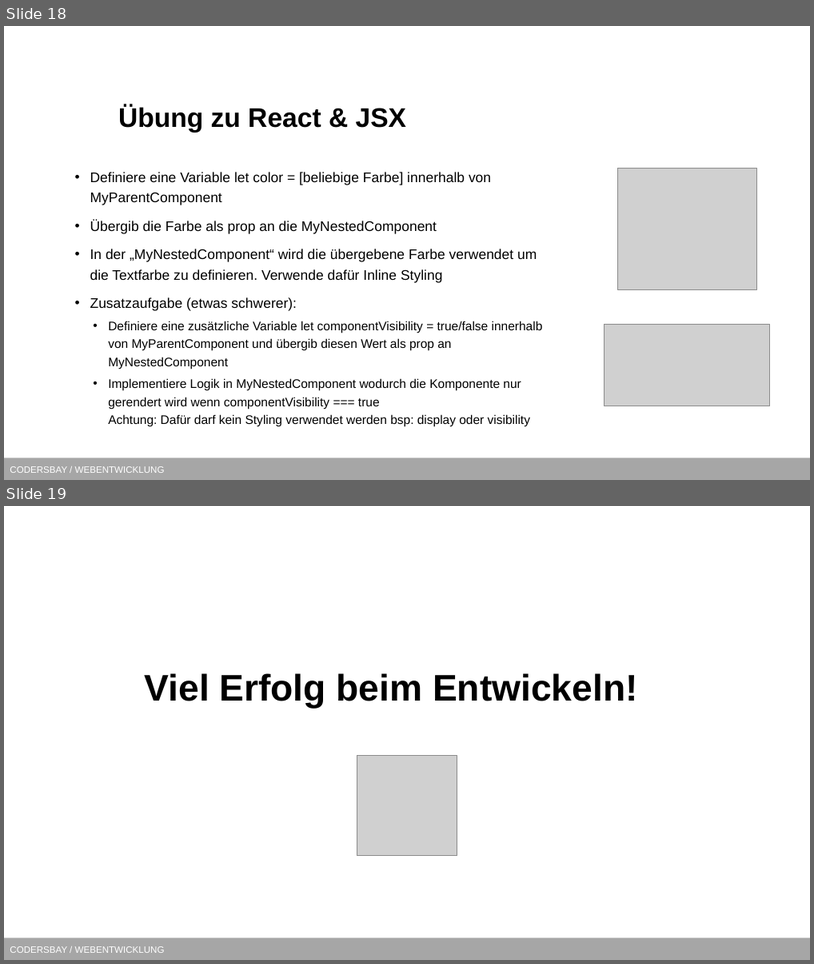
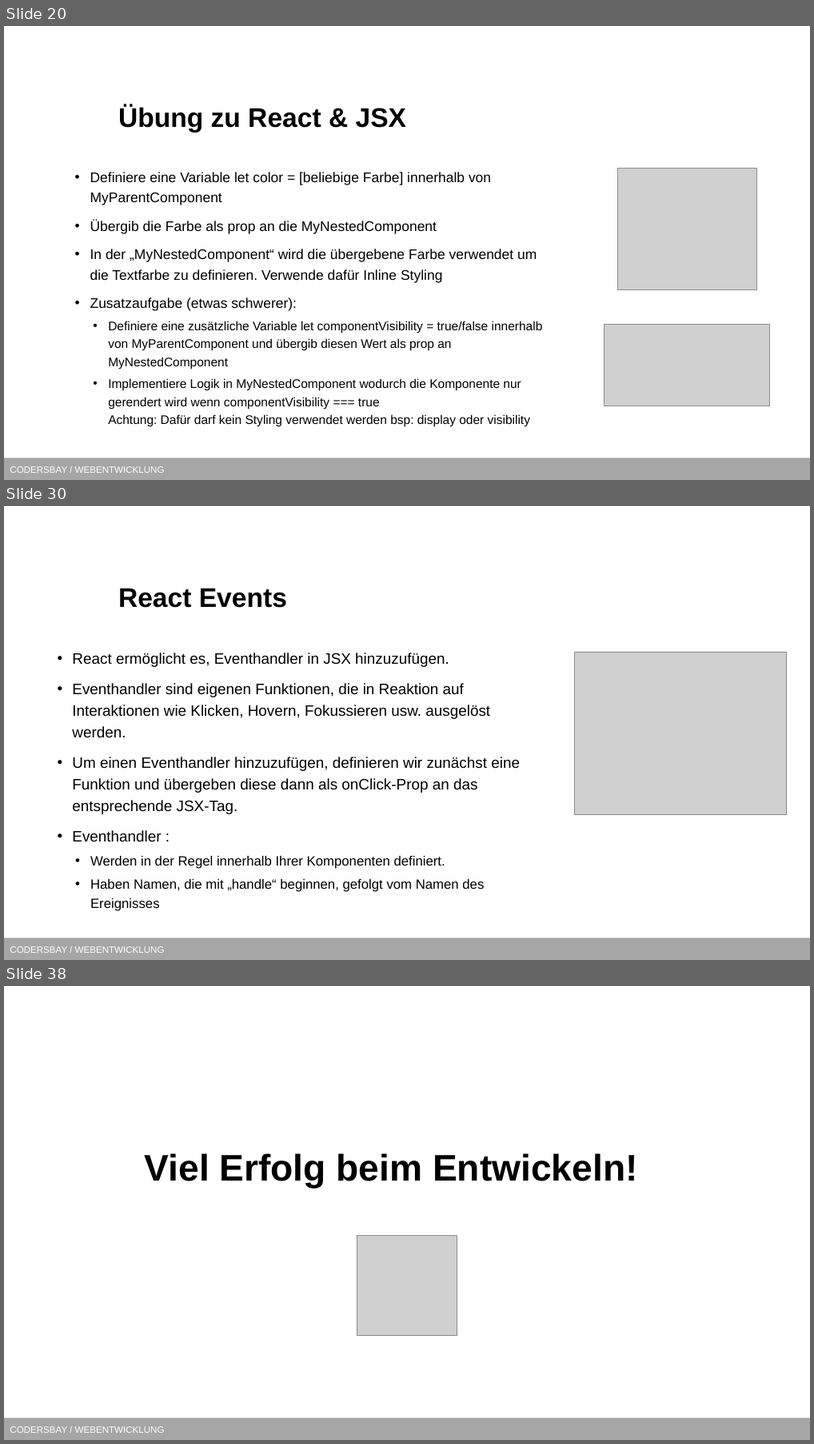
Before and after one commit to kodo89/Webentwicklung_23_24, a slide deck: 9. React/React.pptx. Shown one above the other, each under a label of ours: slides 18 and 19 before the commit, slides 20, 30 and 38 after it; the slides between them are not shown. The pictures are 814x964 and 814x1444 pixels, drawn with LibreOffice and Linux fonts; fonts in the diff are those of the drawing; grey boxes stand for pictures; background and template pictures are left out. Boxes give left, top, right and bottom in pixels: in the first picture for what was removed or moved away, otherwise in the second. Text is boxed around its words. In the diff, an @@ line names an element or a change of style, - is before the commit and + after.

```diff
--- a/9. React/React.pptx
+++ b/9. React/React.pptx
@@ slide 30 added at (4,506,810,960), background #FFFFFF; not listed: 1 template element that a slide beside it also shows @@
@@ title added at (118,588,287,608), 32 pt, text #000000, bold @@
+React Events
@@ text added at (72,652,520,911), 18 pt, text #000000 @@
+• React ermöglicht es, Eventhandler in JSX hinzuzufügen.
+• Eventhandler sind eigenen Funktionen, die in Reaktion auf Interaktionen wie Klicken, Hovern, Fokussieren usw. ausgelöst werden.
+• Um einen Eventhandler hinzuzufügen, definieren wir zunächst eine Funktion und übergeben diese dann als onClick-Prop an das entsprechende JSX-Tag.
+• Eventhandler :
+  • Werden in der Regel innerhalb Ihrer Komponenten definiert.
+  • Haben Namen, die mit „handle“ beginnen, gefolgt vom Namen des Ereignisses
@@ picture added at (575,652,787,815) @@
@@ what was slide 18 is now slide 20 @@
@@ what was slide 19 is now slide 38 @@
```
Also in this commit, not shown: 1 slide changed, 18 other slides added.
